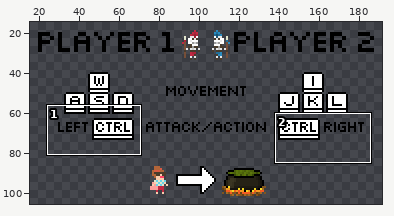
Two states of a sprite sheet, Assets/Sprites/help-screen.png. The first picture is a wide view before the edit; the outline marks the close-up.
Close-up. The starting point:
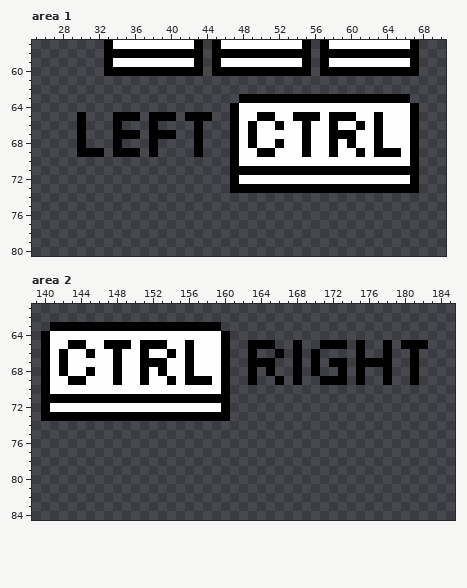
The file is 208x116 pixels. Colours within 5 levels of each other are drawn and written as one. Shown: area 1: x 25..70, y 57..80; area 2: x 139..185, y 61..84. The wide view leaves out empty margins.
The same view after the edit:
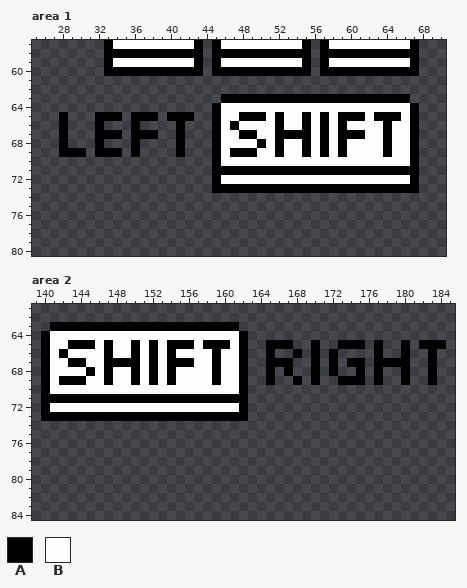
Palette (. is transparent): A #000000  B #fefefe
Diff:
Changed rows in their new state; - is an unchanged pixel.
Area 1:
first column x 28:
63 ------------------AA------------------
64 -----------------ABB------------------
65 A-.-AA-.-A-.-A-..ABBAA-BA-B-BAB--A--AA
66 A-.-A-.-A-.--A-.-AB--B-------ABA-B-BA-
67 A-.-AA-.-A-..A-.-ABBA---AAA--AB--A-BA-
68 A-.-A-.-A-.--A-.-ABB-BA------ABAB--BA-
69 AA-.-A-.--.--A-.-AB-AABBA----ABA-B-B-B
70 -----------------ABB------------------
71 -----------------AA-------------------
72 -----------------ABB------------------
73 -----------------AA-------------------
Area 2:
first column x 142:
63 ------------------AA-----------------------
64 ------------------BBA----------------------
65 ---A--BBAB-BAA--AA-BA..-AA.-A..-A--A.--.-AA
66 ---B-AB-ABA---B--ABBA.-A.-----A--.-A.-A.-A-
67 BAA--A-AAB-BAA---ABBA..-AA.----.A-.--AA.-A-
68 B----AB-ABABA-B--ABBA.---A.---A.---A.-A.-A-
69 A----AB-ABA---BBBABBA.-A.---A..-A--A.-A.-A-
70 ------------------BBA----------------------
71 -------------------AA----------------------
72 ------------------BBA----------------------
73 -------------------AA----------------------
Pixel boxes of the changes (left, top, right, bottom) in both close-ups:
changed: (59, 94, 401, 193)
changed: (59, 322, 446, 421)
